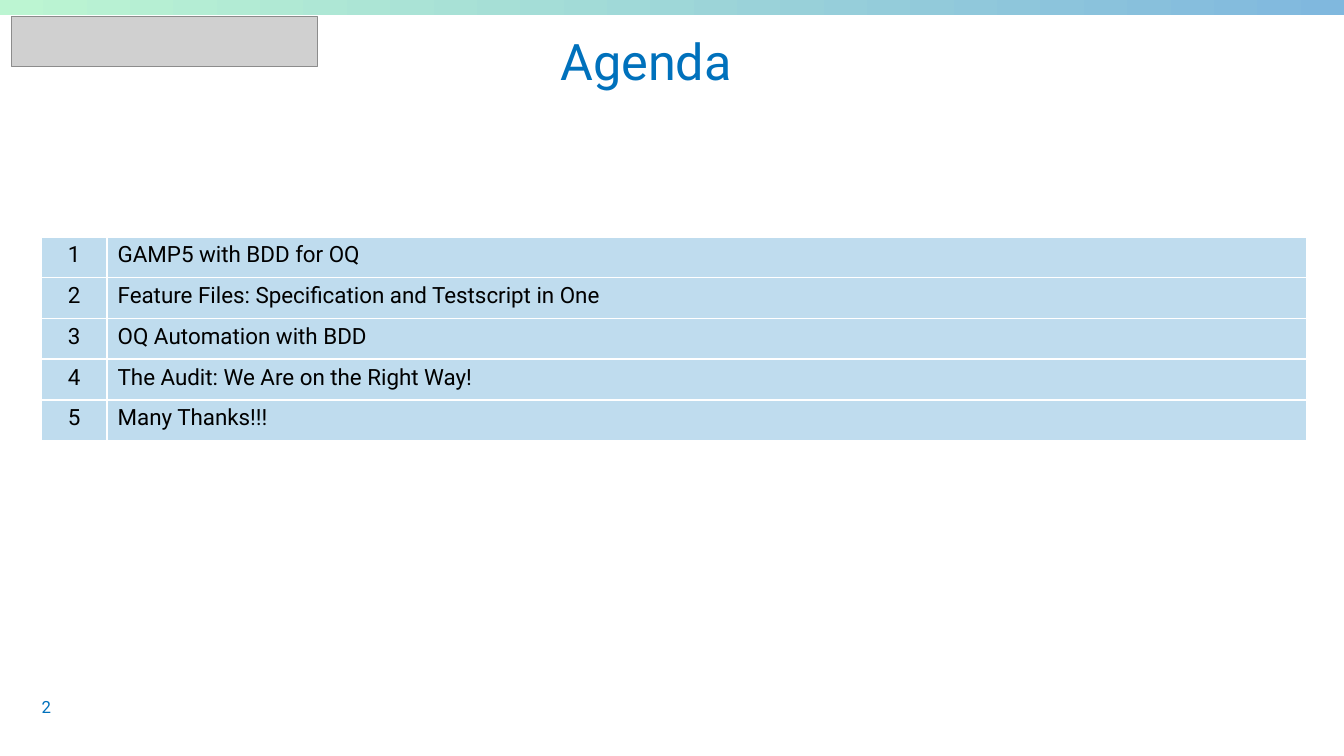
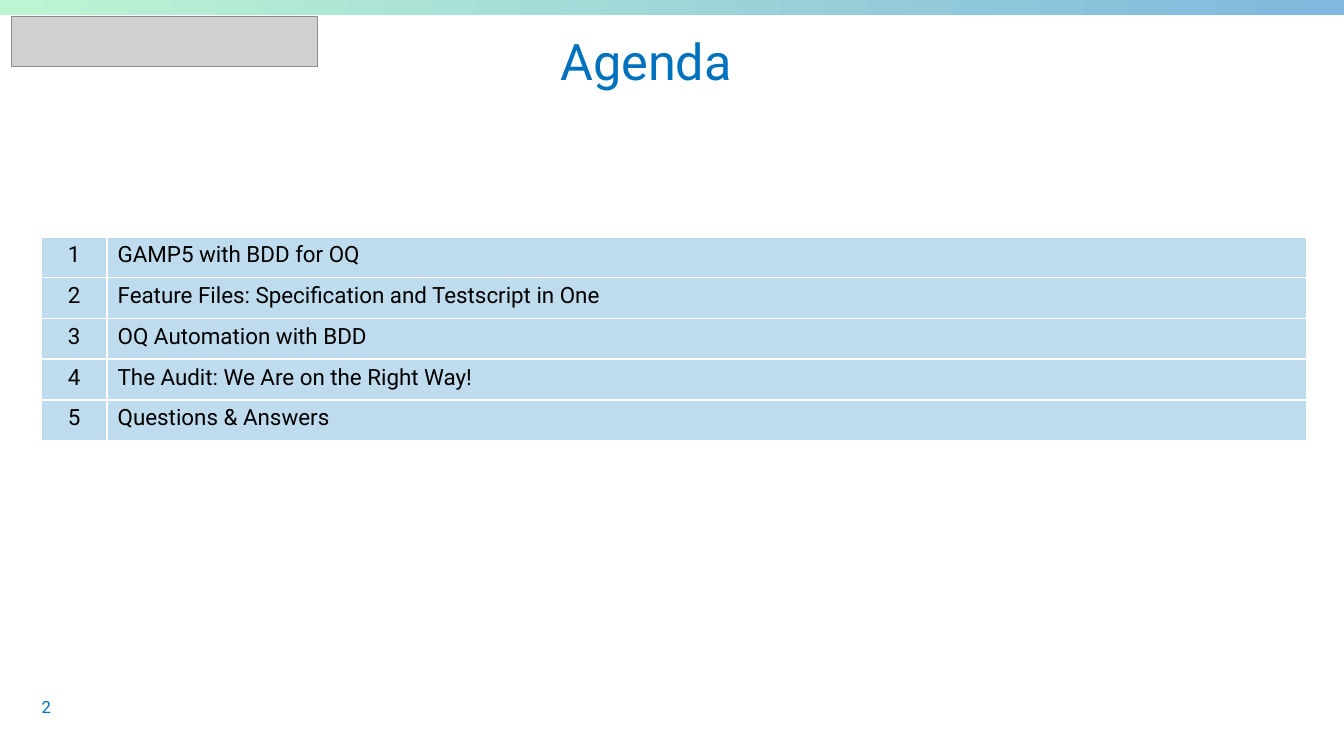
Before and after one commit to sableu/BDD4OQ, a slide deck: slide 2 of thesis/Presentation/FinalPresentation.pptx. Drawn at 1344x756 pixels with LibreOffice and Linux fonts; fonts in the diff are those of the drawing; grey boxes stand for pictures; background and template pictures are left out. Boxes give left, top, right and bottom in pixels: in the first picture for what was removed or moved away, otherwise in the second. Text is boxed around its words. In the diff, an @@ line names an element or a change of style, - is before the commit and + after.

```diff
--- a/thesis/Presentation/FinalPresentation.pptx
+++ b/thesis/Presentation/FinalPresentation.pptx
@@ table at box(41, 237, 1306, 442) @@
-row 5, column 2: Many Thanks!!!
+row 5, column 2: Questions & Answers
```
Also in this commit, not shown: 2 other slides changed, 6 slides added.
